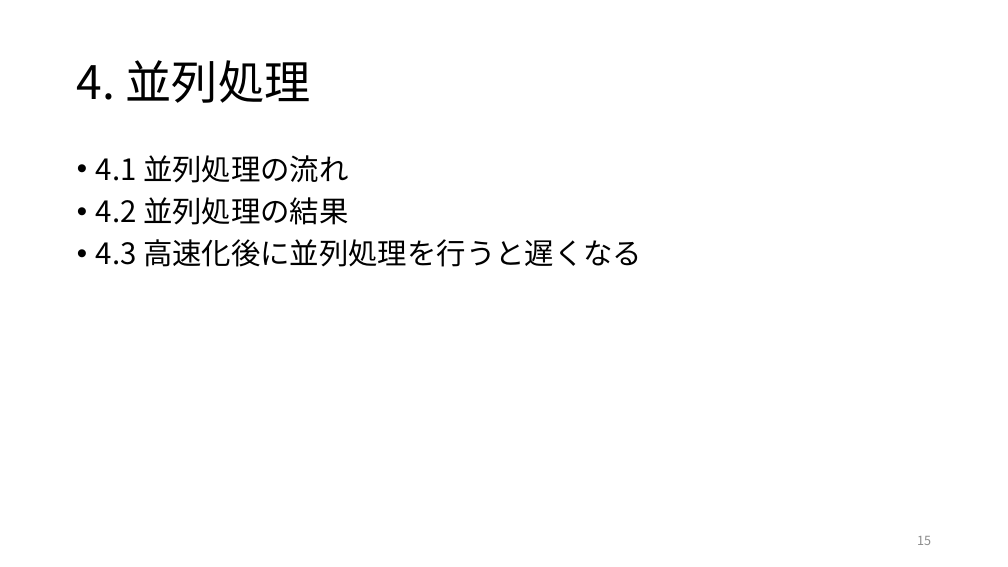
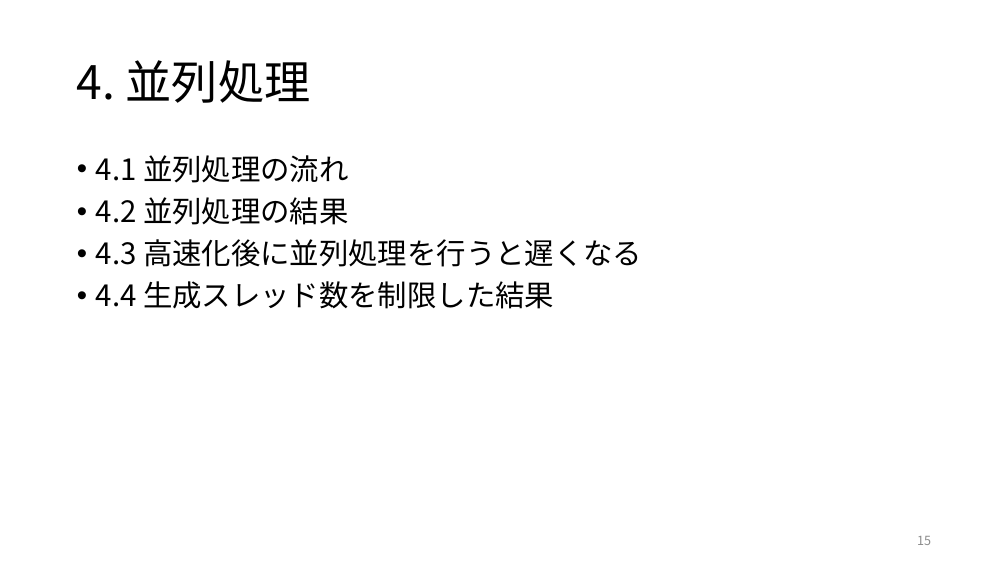
Before and after one commit to DJ956/CircuitSimulator, a slide deck: slide 15 of プレゼン.pptx. Drawn at 1008x567 pixels with LibreOffice and Linux fonts; fonts in the diff are those of the drawing. Boxes give left, top, right and bottom in pixels: in the first picture for what was removed or moved away, otherwise in the second. Text is boxed around its words. In the diff, an @@ line names an element or a change of style, - is before the commit and + after.

```diff
--- a/プレゼン.pptx
+++ b/プレゼン.pptx
@@ text at <box>96,281,554,309</box>: paragraph added @@
+• 4.4 生成スレッド数を制限した結果
```
Also in this commit, not shown: 8 other slides changed, 1 slide added.
